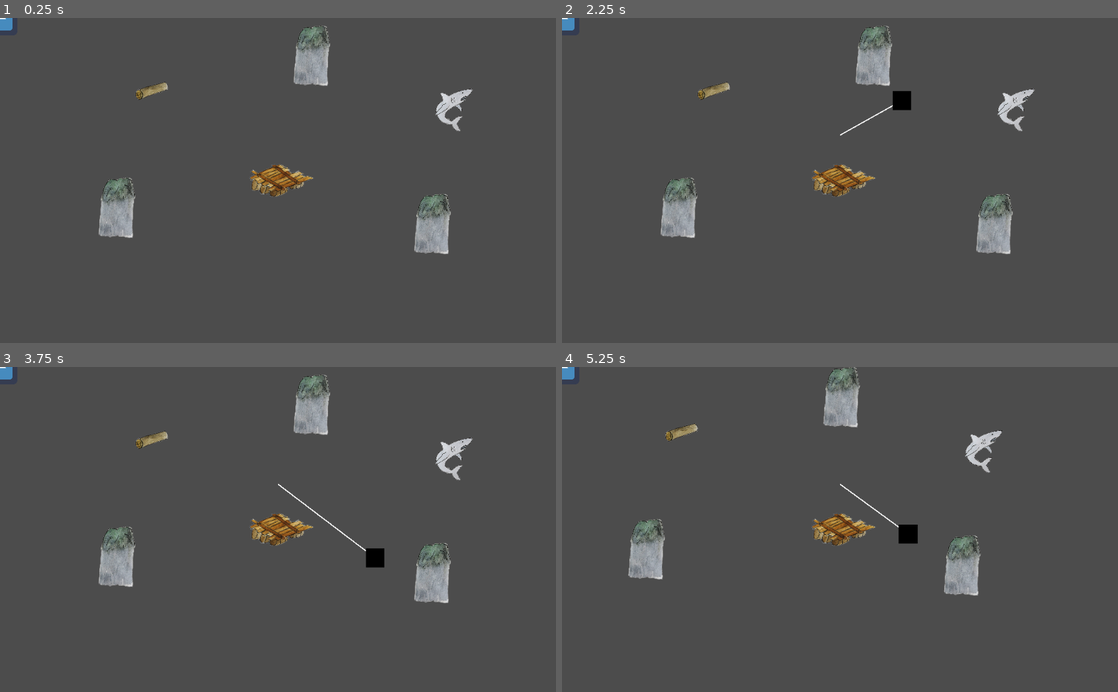
Above: before the commit, frames 1-4 (two rows, left to right).
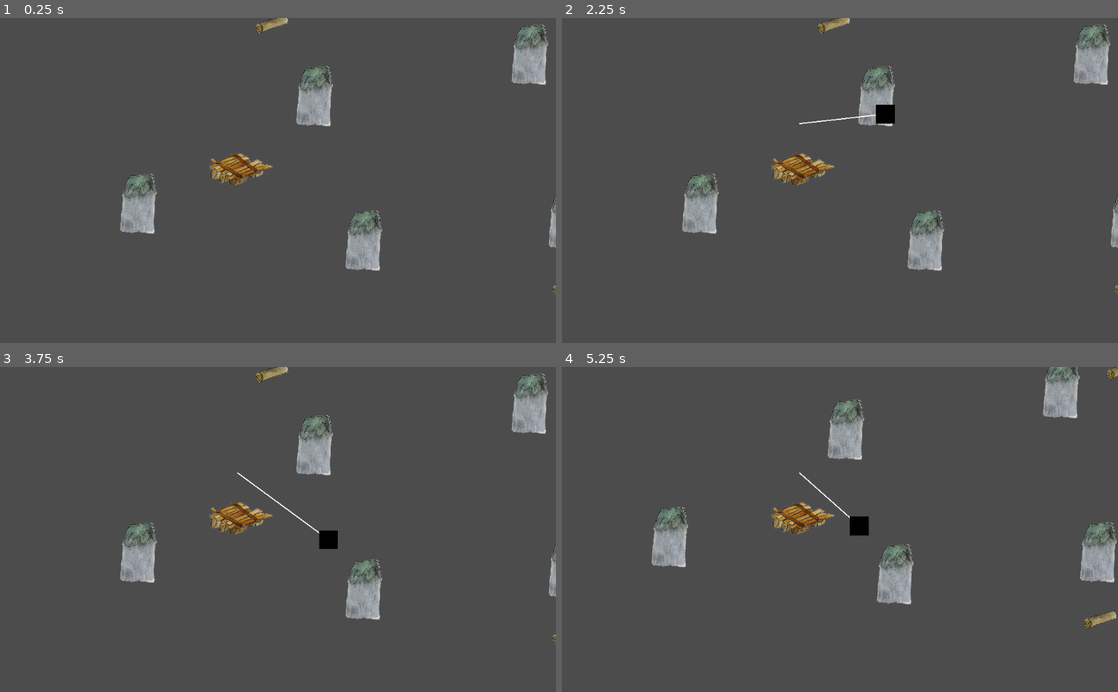
Above: after the commit, the same moments.

Repository: surgura/kwok5
Game: Godot game, scene res://world.tscn
The game is run twice, just before and just after one commit, with the same random seed, the same clock (stepped at 60 frames per second) and the same inputs. The engine's default icon, where the game draws it, is replaced by a stand-in: a white triangle on a blue panel in a dark square.
Inputs (mouse positions are in pixels of both pictures, inside the frame that each line leads up to):
- Up to frame 1 (0.25 s): no input
- Up to frame 2 (2.25 s): tap Enter at 0.5 s; move the mouse to (962, 164) at 0.52 s; click (962, 164) at 0.6 s; move the mouse to (728, 196) at 1.27 s; click (728, 196) at 1.35 s; tap Space at 2 s; move the mouse to (895, 109) at 2.02 s; click (895, 109) at 2.1 s
- Up to frame 3 (3.75 s): move the mouse to (250, 594) at 2.77 s; click (250, 594) at 2.85 s; tap Enter at 3.5 s; move the mouse to (444, 578) at 3.52 s; click (444, 578) at 3.6 s
- Up to frame 4 (5.25 s): move the mouse to (673, 480) at 4.27 s; click (673, 480) at 4.35 s; move the mouse to (867, 529) at 5.02 s; click (867, 529) at 5.1 s

The runs differ from the first frame. In frame 1, 8.1% of the frame differs, in the area x 0-100%, y 0-86%; in frame 2, 8.4%; in frame 3, 8.6%; in frame 4, 9.3%, in the area x 0-100%, y 0-81%.

Commit message:
Hoi dit is een level

Diff:
--- a/godot/world.tscn
+++ b/godot/world.tscn
@@ -8,29 +8,72 @@
 
 [node name="world" type="Node2D"]
 
+[node name="rock7" parent="." instance=ExtResource( 2 )]
+position = Vector2( 999.955, -542.002 )
+
+[node name="rock6" parent="." instance=ExtResource( 2 )]
+position = Vector2( 548.687, -205.905 )
+
 [node name="raft" parent="." instance=ExtResource( 1 )]
+position = Vector2( 8.7236, 18.6952 )
 inventory_path = NodePath("../gui/inventory")
 
 [node name="camera" type="Camera2D" parent="raft"]
+position = Vector2( 74.968, 21.1843 )
 current = true
-drag_margin_h_enabled = false
-drag_margin_v_enabled = false
 
 [node name="rock" parent="." instance=ExtResource( 2 )]
-position = Vector2( 285.601, 66.8073 )
+position = Vector2( 242.841, 137.402 )
 
 [node name="rock2" parent="." instance=ExtResource( 2 )]
-position = Vector2( 63.467, -243.847 )
+position = Vector2( 152.142, -129.169 )
 
 [node name="rock3" parent="." instance=ExtResource( 2 )]
-position = Vector2( -295.622, 36.744 )
+position = Vector2( -172.251, 69.0026 )
 
 [node name="wooden_plank" parent="." instance=ExtResource( 3 )]
-position = Vector2( -232.155, -165.348 )
+position = Vector2( 619.847, 235.059 )
 
 [node name="shark" parent="." instance=ExtResource( 4 )]
-position = Vector2( 320.675, -138.625 )
+position = Vector2( 851.795, -113.637 )
 
 [node name="gui" type="CanvasLayer" parent="."]
 
 [node name="inventory" parent="gui" instance=ExtResource( 5 )]
+visible = false
+
+[node name="rock4" parent="." instance=ExtResource( 2 )]
+position = Vector2( 1016.08, -61.3021 )
+
+[node name="rock5" parent="." instance=ExtResource( 2 )]
+position = Vector2( 617.028, 97.0525 )
+
+[node name="wooden_plank2" parent="." instance=ExtResource( 3 )]
+position = Vector2( 661.698, -225.239 )
+
+[node name="rock8" parent="." instance=ExtResource( 2 )]
+position = Vector2( 754.389, -226.933 )
+
+[node name="wooden_plank3" parent="." instance=ExtResource( 3 )]
+position = Vector2( 1018.88, 210.284 )
+
+[node name="shark2" parent="." instance=ExtResource( 4 )]
+position = Vector2( 1202.32, -18.3533 )
+
+[node name="wooden_plank4" parent="." instance=ExtResource( 3 )]
+position = Vector2( 555.786, -348.706 )
+
+[node name="rock9" parent="." instance=ExtResource( 2 )]
+position = Vector2( 448.989, -474.83 )
+
+[node name="wooden_plank5" parent="." instance=ExtResource( 3 )]
+position = Vector2( 1268.06, -338.503 )
+
+[node name="rock10" parent="." instance=ExtResource( 2 )]
+position = Vector2( 1448.94, -341.733 )
+
+[node name="wooden_plank6" parent="." instance=ExtResource( 3 )]
+position = Vector2( 72.9048, -248.059 )
+
+[node name="shark3" parent="." instance=ExtResource( 4 )]
+position = Vector2( 1553.7, -313.323 )
